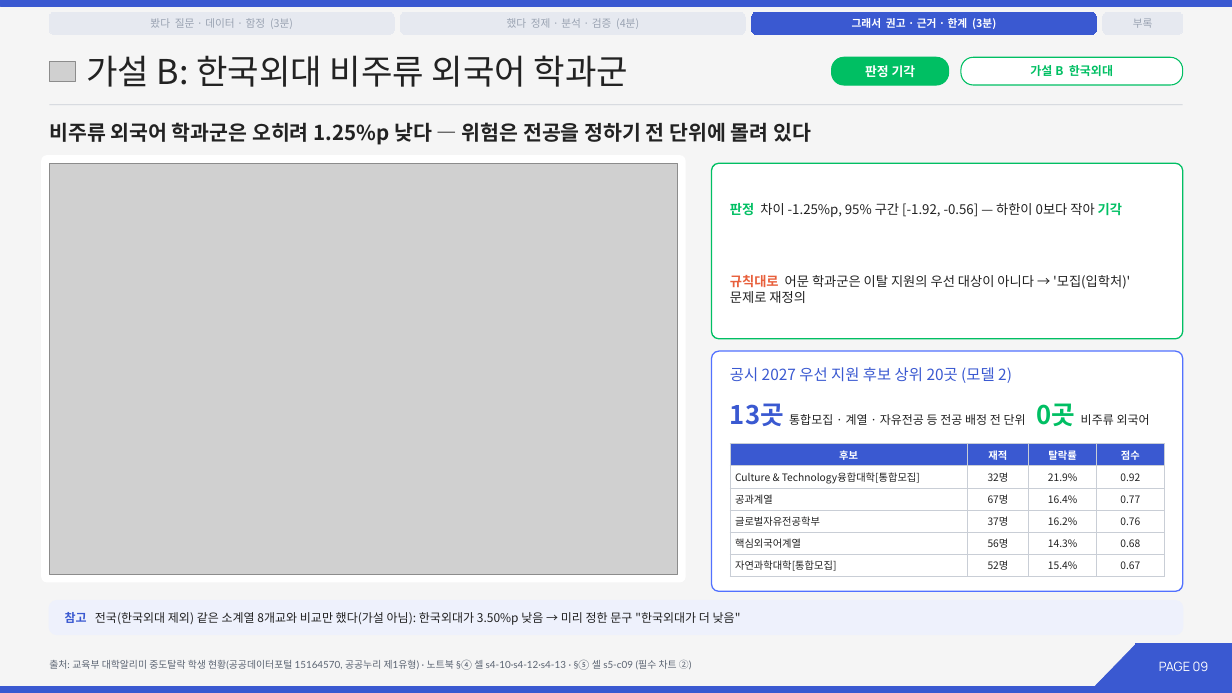
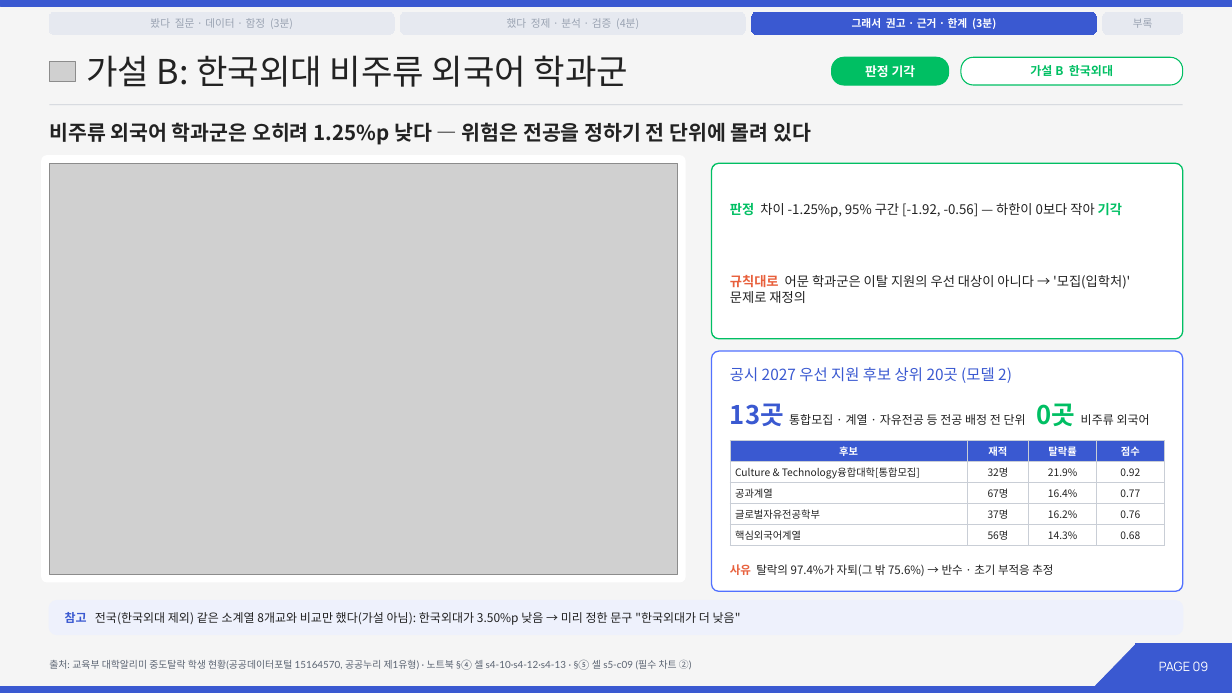
Before and after one commit to 202103116-stack/university-dropout-risk-analysis, a slide deck: slide 9 of slides/14조_발표.pptx. Drawn at 1232x693 pixels with LibreOffice and Linux fonts; fonts in the diff are those of the drawing; grey boxes stand for pictures. Boxes give left, top, right and bottom in pixels: in the first picture for what was removed or moved away, otherwise in the second. Text is boxed around its words. In the diff, an @@ line names an element or a change of style, - is before the commit and + after.

```diff
--- a/slides/14조_발표.pptx
+++ b/slides/14조_발표.pptx
@@ table at <box>730,440,1164,544</box> @@
-row 6: 자연과학대학[통합모집] | 52명 | 15.4% | 0.67
@@ table: place and size @@
-table at <box>730,444,1164,575</box>
+table at <box>730,440,1164,544</box>
@@ text added at <box>730,564,1053,576</box>, 13.5 pt, text #222222 @@
+사유 탈락의 97.4%가 자퇴(그 밖 75.6%) → 반수 · 초기 부적응 추정
```
Also in this commit, not shown: 5 other slides changed, 1 slide added, 22 other files.
